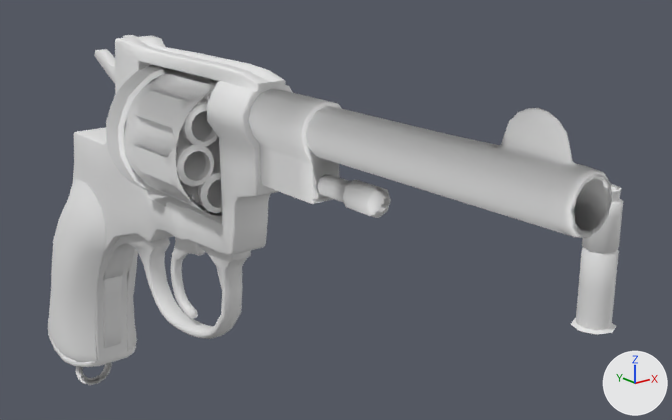
The OBJ model WestWorld/WestWorld/meshes/Nagant_Revolver.obj as it was, and as the next commit left it.
Rendered twice from a 50 mm camera at (-5.57, -8.94, 4.29) aimed at (1.57, -0.02, 0.72). The lights are fixed; the arrows at lower right show +X, +Y and +Z. Materials are left out; every surface is plain grey. Where no turn or scale is listed for an object, it has been applied to the vertices. Vertices at the same position are counted once.

Objects in the first picture: '6.02.2007.0613'.
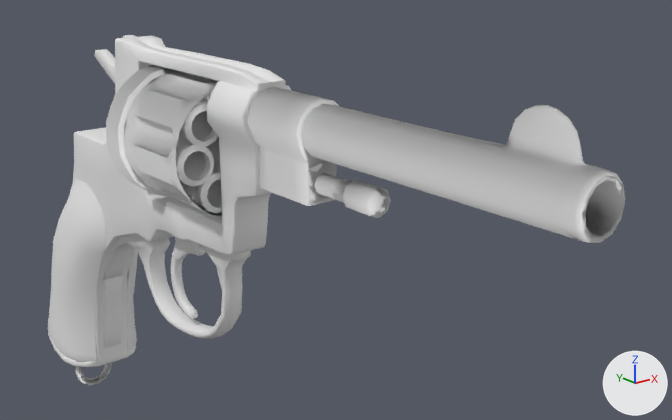
What differs and where, as boxes [x1, y1, x2, y2] in the pictures (672 x 420 px; the box of a moved part takes in the faces that stretch with it):
'6.02.2007.0613', reshaped: before [47, 35, 624, 385]; after [47, 35, 625, 385]
part 1 of me_6_02_2007_0613, moved or reshaped: before [248, 89, 612, 238]; after [247, 87, 625, 243]
part 2 of me_6_02_2007_0613, deleted: before [571, 184, 624, 335]

Diff of the bpy script that builds the scene:
```diff
--- a/WestWorld/WestWorld/meshes/Nagant_Revolver.obj.py
+++ b/WestWorld/WestWorld/meshes/Nagant_Revolver.obj.py
@@ me_6_02_2007_0613 @@
 me_6_02_2007_0613.from_pydata(...)  # 4143 vertices, 3943 faces; spans x -0.82..3.23, y -4.99..5.03, z -3.06..2.92
 # used by ob_6_02_2007_0613; location = (0.0, 0.0, 0.0)
+# me_6_02_2007_0613 part 1: the loose piece of 454 vertices spanning x -0.31..0.31, y -4.99..-0.89, z 1.56..2.92 is scaled about its middle by 1.05
+# me_6_02_2007_0613 part 2: the loose piece of 210 vertices spanning x 2.71..3.23, y -3.31..-2.78, z -0.25..1.46 is deleted
```
